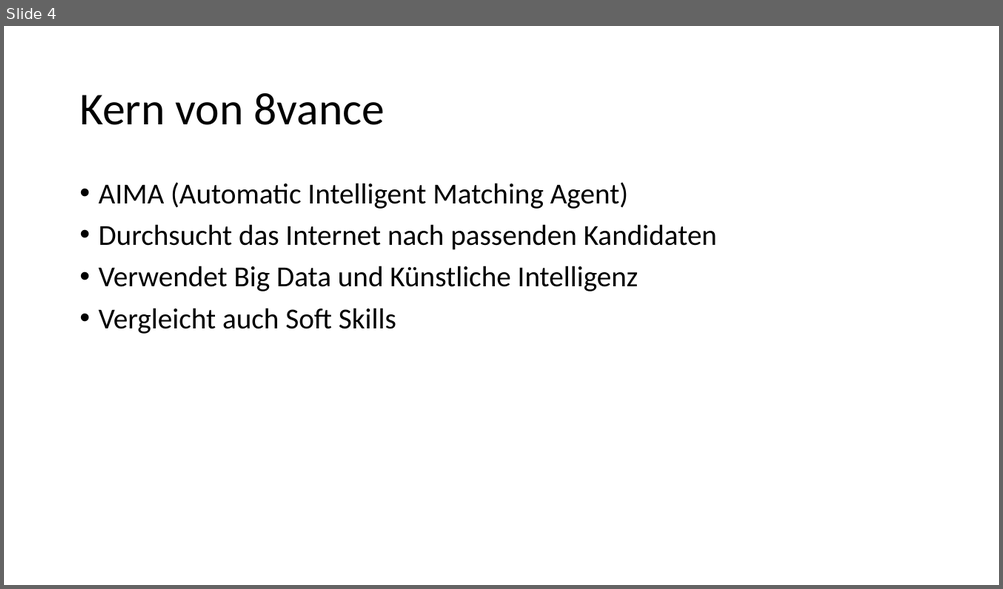
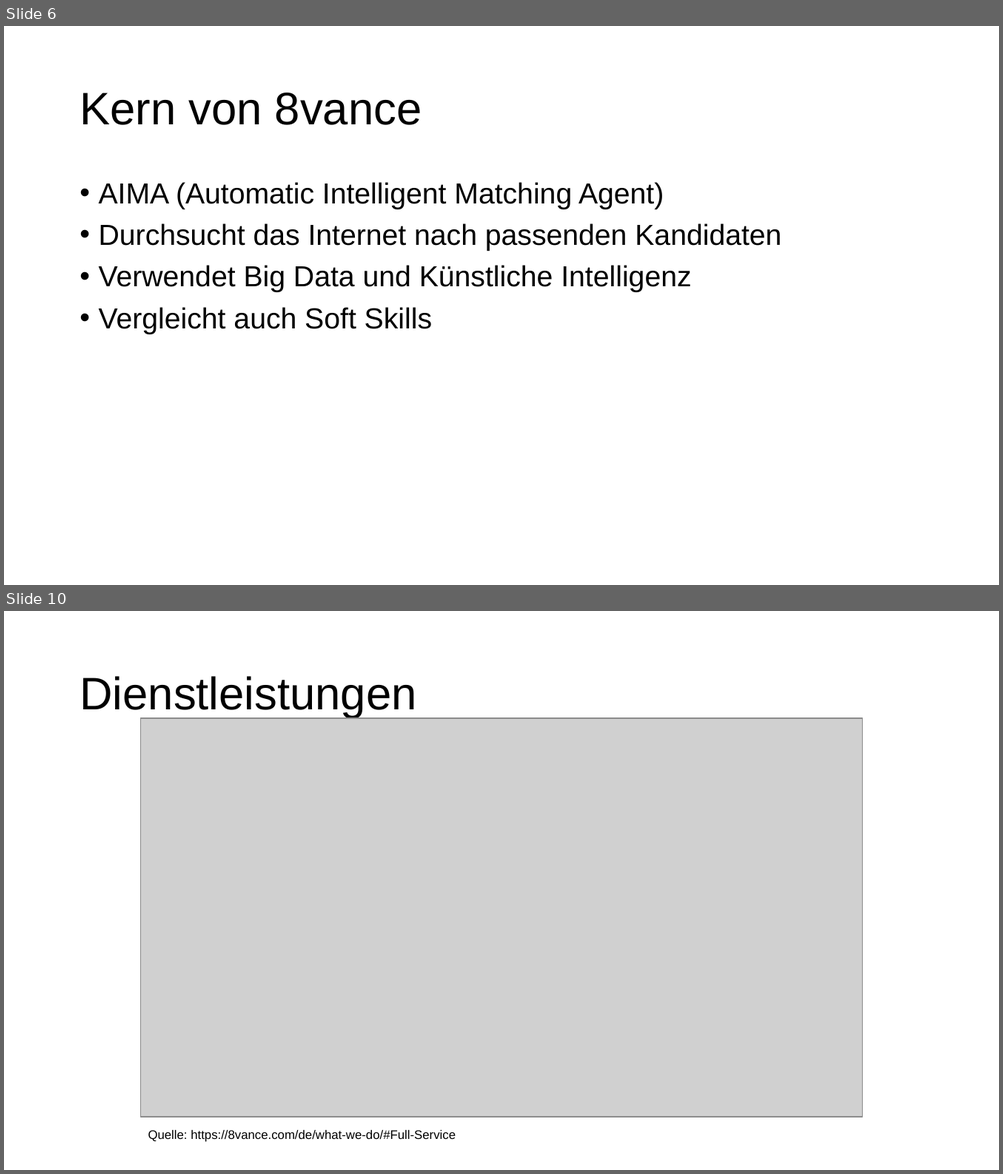
Before and after one commit to Fewa93/8vance, a slide deck: 8vance.pptx. Shown one above the other, each under a label of ours: slide 4 before the commit, slides 6 and 10 after it; the slides between them are not shown. The pictures are 1003x589 and 1003x1174 pixels, drawn with LibreOffice and Linux fonts; fonts in the diff are those of the drawing; grey boxes stand for pictures. Boxes give left, top, right and bottom in pixels: in the first picture for what was removed or moved away, otherwise in the second. Text is boxed around its words. In the diff, an @@ line names an element or a change of style, - is before the commit and + after.

```diff
--- a/8vance.pptx
+++ b/8vance.pptx
@@ slide 10 added at (x1=4, y1=611, x2=999, y2=1170), background #FFFFFF @@
@@ title added at (x1=79, y1=676, x2=416, y2=718), 44 pt, text #000000 @@
+Dienstleistungen
@@ picture added at (x1=141, y1=718, x2=862, y2=1118) @@
@@ text added at (x1=148, y1=1130, x2=455, y2=1142), 12 pt, text #000000 @@
+Quelle: https://8vance.com/de/what-we-do/#Full-Service
@@ what was slide 4 is now slide 6 @@
@@ slide 6 changed as well @@
@@ title "Kern von 8vance" at (x1=79, y1=93, x2=422, y2=125): font Calibri to Arial @@
@@ text "AIMA (Automatic Intelligent Matching Agent)" at (x1=99, y1=182, x2=781, y2=335): font Calibri to Arial @@
```
Also in this commit, not shown: 4 other slides changed, 9 other slides added, 9 other files.
